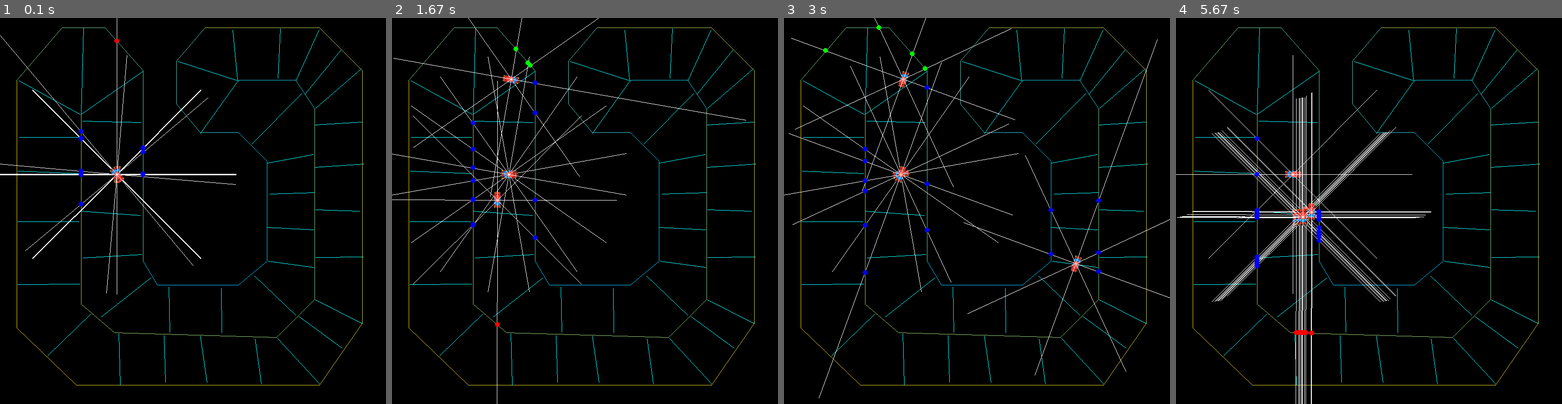
Above: before the commit, frames 1-4 (left to right).
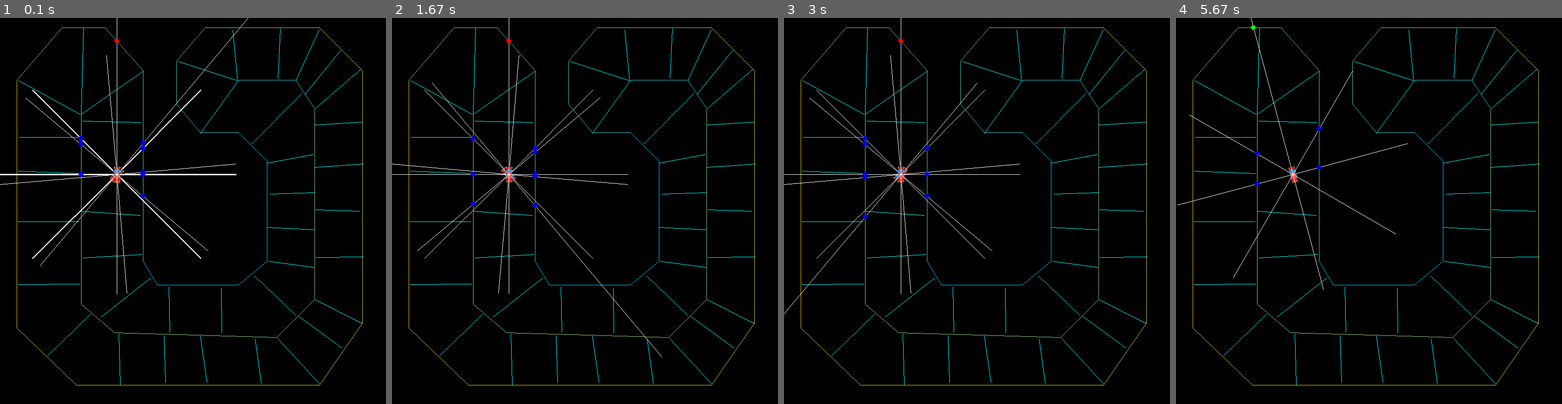
Above: after the commit, the same moments.

Repository: techwithtim/Pygame-Car-Racer
Game: pygame game, started from tutorial2-code/main.py
Two runs of this game, one before a commit and one after it. Both use one fixed random seed, a clock stepped at 60 frames per second and the inputs below.
Inputs:
- Up to frame 1 (0.1 s): no input
- Up to frame 2 (1.67 s): no input
- Up to frame 3 (3 s): no input
- Up to frame 4 (5.67 s): no input

The runs differ from the first frame. In frame 1, 0.7% of the frame differs, in the area x 0-65%, y 0-72%; in frame 2, 2.0%; in frame 3, 2.1%; in frame 4, 3.2%, in the area x 0-67%, y 0-100%.

Commit message:
minor syntax changes
some variable naming changes to avoid out of scope error

Diff:
--- a/tutorial2-code/main.py
+++ b/tutorial2-code/main.py
@@ -43,9 +43,9 @@
 
 FPS = 60
 
-INPUT_LAYER_SHAPE = (5, 1)
-
-WI_SHAPE = (4, 5)
+INPUT_LAYER_SHAPE = (6, 1)
+
+WI_SHAPE = (4, 6)
 BI_SHAPE = (1, 4)
 
 W1_SHAPE = (4, 4)
@@ -53,11 +53,11 @@
 
 
 class AbstractCar:
-    def __init__(self, max_vel, rotation_vel, wi=None, bi=None, w1=None, b1=None):
+    def __init__(self, _max_vel, _rotation_vel, _wi=None, _bi=None, _w1=None, _b1=None):
         self.img = self.IMG
-        self.max_vel = max_vel
+        self.max_vel = _max_vel
         self.vel = 0
-        self.rotation_vel = rotation_vel
+        self.rotation_vel = _rotation_vel
         self.angle = 0
         self.x, self.y = self.START_POS
         self.acceleration = 0.1
@@ -67,33 +67,33 @@
         self.sensors = []
         self.input_layer = numpy.zeros(INPUT_LAYER_SHAPE)
         self.points_sensor = []
-        if wi is not None:
-            self.weights_input_layer = wi
+        if _wi is not None:
+            self.weights_input_layer = _wi
         else:
             self.weights_input_layer = (2 * np.random.rand(*WI_SHAPE) - 1)
 
-        if bi is not None:
-            self.bias_input_layer = bi
+        if _bi is not None:
+            self.bias_input_layer = _bi
         else:
             self.bias_input_layer = (2 * np.random.rand(*BI_SHAPE) - 1)
-        if w1 is not None:
-            self.weights_l1 = w1
+        if _w1 is not None:
+            self.weights_l1 = _w1
         else:
             self.weights_l1 = (2 * np.random.rand(*W1_SHAPE) - 1)
-        if b1 is not None:
-            self.bias_l1 = b1
+        if _b1 is not None:
+            self.bias_l1 = _b1
         else:
             self.bias_l1 = (2 * np.random.rand(*B1_SHAPE) - 1)
 
-    def rotate(self, left=False, right=False):
-        if left:
+    def rotate(self, _left=False, _right=False):
+        if _left:
             self.angle += self.rotation_vel
-        elif right:
+        elif _right:
             self.angle -= self.rotation_vel
 
-    def draw(self, win):
-        blit_rotate_center(win, self.img, (self.x, self.y), self.angle)
-        self.sensors = draw_sensors(win, self.img, (self.x, self.y), self.angle)
+    def draw(self, _win):
+        blit_rotate_center(_win, self.img, (self.x, self.y), self.angle)
+        self.sensors = draw_sensors(_win, self.img, (self.x, self.y), self.angle)
 
     def move_forward(self):
         self.vel = min(self.vel + self.acceleration, self.max_vel)
@@ -213,11 +213,11 @@
         decided_action = np.argmax(output_layer)
 
         if decided_action == 0:
-            self.rotate(left=True)
+            self.rotate(_left=True)
             # self.move_forward()
 
         elif decided_action == 1:
-            self.rotate(right=True)
+            self.rotate(_right=True)
             # self.move_forward()
 
         elif decided_action == 2:
@@ -226,8 +226,8 @@
         elif decided_action == 3:
             self.move_backward()
 
-    def update_score(self, score):
-        self.score += score
+    def update_score(self, _score):
+        self.score += _score
 
 
 class PlayerCar(AbstractCar):
@@ -246,22 +246,22 @@
         self.score -= 500
 
 
-def draw(win, player_cars):
-    win.fill("black")
+def draw(_win, _player_cars):
+    _win.fill("black")
     for bonus_line in BONUS_LINES:
         pygame.draw.line(WIN, (0, 255, 255), *bonus_line)
     i = 1
     for track_line in TRACK_LINES:
         i += 1
-        pygame.draw.line(WIN, (max(0,255-i*10), 200, min(255, i * 10)), *track_line)
-
-    for __car in player_cars:
-        __car.draw(win)
+        pygame.draw.line(WIN, (max(0, 255-i*10), 200, min(255, i * 10)), *track_line)
+
+    for __car in _player_cars:
+        __car.draw(_win)
     pygame.display.update()
 
 
-def relu(w):
-    return np.maximum(0, w)
+def relu(_w):
+    return np.maximum(0, _w)
 
 
 run = True
@@ -271,20 +271,21 @@
           (FINISH, FINISH_POSITION), (TRACK_BORDER, (0, 0))]
 
 
-def evolve_2_nn(nn1, nn2, ratio, _last_ratio):
-    if ratio == 0:
-        nnn = (2 * np.random.rand(len(nn1), len(nn1[0])) - 1)
+def evolve_2_nn(_nn1, _nn2, _ratio, _last_ratio):
+    if _ratio == 0:
+        nnn = (2 * np.random.rand(len(_nn1), len(_nn1[0])) - 1)
         return nnn
-    if _last_ratio == ratio:
-        print("REPETITION")
-        mutation_rate = 0.3
-    else:
-        mutation_rate = 0.1
-    nnn = np.zeros((len(nn1), len(nn1[0])))
-    for y in range(len(nn1[0])):
-        for x in range(len(nn1)):
-            mutation = np.random.uniform(-mutation_rate, mutation_rate)
-            nnn[x][y] = ratio*nn1[x][y] + (1-ratio) * (nn2[x][y]) + mutation
+    # if _last_ratio == _ratio and False:
+    #     print("REPETITION")
+    #     # mutation_rate = 0.3
+    # else:
+    mutation_rate = 0.1
+
+    nnn = np.zeros((len(_nn1), len(_nn1[0])))
+    for y in range(len(_nn1[0])):
+        for x in range(len(_nn1)):
+            mutation = np.random.uniform((-1)*mutation_rate, mutation_rate)
+            nnn[x][y] = _ratio*_nn1[x][y] + (1-_ratio) * (_nn2[x][y]) + mutation
             if not -1 <= nnn[x][y] <= 1:
                 nnn[x][y] = min(nnn[x][y], 1)
                 nnn[x][y] = max(nnn[x][y], -1)
@@ -292,7 +293,7 @@
     return nnn
 
 
-def create_next_generation(_car_scores_and_values, last_ratio):
+def create_next_generation(_car_scores_and_values, _last_ratio):
     _car_array = []
     if len(_car_scores_and_values) <= 1:
         return None
@@ -332,14 +333,14 @@
     _car_array.append(PlayerCar(20, 15, swi, sbi, sw1, sb1))
 
     for r in range(1, 10):
-        nwi = evolve_2_nn(twi, swi, ratio, last_ratio)
-        nbi = evolve_2_nn(tbi, sbi, ratio, last_ratio)
-        nw1 = evolve_2_nn(tw1, sw1, ratio, last_ratio)
-        nb1 = evolve_2_nn(tb1, sb1, ratio, last_ratio)
+        nwi = evolve_2_nn(twi, swi, ratio, _last_ratio)
+        nbi = evolve_2_nn(tbi, sbi, ratio, _last_ratio)
+        nw1 = evolve_2_nn(tw1, sw1, ratio, _last_ratio)
+        nb1 = evolve_2_nn(tb1, sb1, ratio, _last_ratio)
         _car_array.append(PlayerCar(20, 15, nwi, nbi, nw1, nb1))
     _car_array.append(PlayerCar(20, 15, twi, tbi, tw1, tb1))
-    last_ratio = ratio
-    return _car_array, last_ratio
+    _last_ratio = ratio
+    return _car_array, _last_ratio
 
 
 car_array = []
@@ -372,12 +373,12 @@
             pos = pygame.mouse.get_pos()
             pygame.draw.circle(WIN, (0, 255, 0), pos, 2)
             print(pos)
-    if len(car_array) != 0 and runs <= 200 + 20 * num_of_bonus_lines_hit <= 500:
-        print(runs)
+    if len(car_array) != 0 and runs <= 200 + 20 * num_of_bonus_lines_hit:
         runs += 1
         for c in car_array:
             c.score -= 1
             c.sense()
+            c.input_layer = np.append(c.input_layer, np.array(c.vel))
             c.take_action()
             for point in c.points_sensor:
                 if point is not None:
@@ -402,6 +403,7 @@
                     c.next_bonus_line = BONUS_LINES[c.index_of_bonus_line]
 
     else:
+
         if not runs <= 200 + num_of_bonus_lines_hit * 50:
             print("THEY DIED OF OLD AGE ;-;")
         elif len(car_array) == 0:
--- a/tutorial2-code/model.csv
+++ b/tutorial2-code/model.csv
@@ -292,3 +292,143 @@
 -7.321669017631785570e-01,7.246691921968299865e-02,-7.996898578303524019e-01,-1.755495578530260614e-01
 # Layer 1 Bias
 8.816158420543693808e-01,-6.373838814103532924e-01,2.857340675472548885e-01,1.743835706524869411e-01
+# Input Layer Weights
+-5.060659082128057817e-02,-1.240243114578532813e-01,-9.036010919716648548e-02,6.449233390490943796e-02,-7.394013875671984204e-02
+-4.061244330759423149e-01,-8.246447060073625046e-01,6.104854377163101281e-02,6.878356342742031337e-01,4.704136419041078931e-01
+4.300411599626654535e-01,-4.517117280021838432e-01,3.486936330856964528e-01,2.137446977885262833e-01,-6.178661108576767313e-01
+-5.904608592397070366e-02,2.706891995773254567e-01,1.307439295079403374e-01,-1.032038380839032654e-01,8.839009565317454964e-01
+# Input Layer Bias
+7.639379178134990400e-02,1.821221292565405603e-01,8.357408259605236811e-03,3.031038023095934397e-01
+# Layer 1 Weights
+-5.359068890796332418e-01,7.050769446057558731e-02,-4.079609251051202201e-01,3.062824817800610111e-01
+-5.312798579884137062e-01,-2.319624241481271776e-02,-5.077911215373420717e-01,-2.888189593990309750e-02
+-2.223409920711086896e-01,-5.327060119591814358e-02,-2.281855298979728608e-01,2.638588960219153123e-01
+1.451494644126907207e-01,-1.100480642491326877e-01,-2.793625896864814218e-01,-1.416597931481888839e-02
+# Layer 1 Bias
+4.975907965734568950e-01,-9.011326074546476272e-01,-2.681105747573422904e-02,1.146405226088855756e-01
+# Input Layer Weights
+-7.628728353585060296e-01,6.446408413607225274e-01,7.571128750650903960e-01,-7.620928991357297511e-01,-3.988340121823654161e-01
+-4.476644279898946144e-02,9.266145791828689360e-01,-3.066919910633647550e-01,-1.661744403240095203e-01,8.179967648406992475e-02
+-8.070165280020497045e-03,-8.267474486345177676e-01,-4.643265296152947474e-01,6.085867366204241735e-01,4.483415927879664808e-01
+-8.103165217649969110e-01,-2.856001228159284477e-01,8.477464480494607546e-01,-7.664148448608477660e-01,-4.357179017707821789e-01
+# Input Layer Bias
+1.035313964641388501e-01,-2.084689998309878223e-01,8.592966798221060021e-01,6.925434776934741299e-01
+# Layer 1 Weights
+-8.804762434869879417e-01,4.778551399407970912e-01,-9.075096832789865120e-01,-5.702258370782811170e-01
+-7.566477950182970424e-01,-5.312204521771357602e-01,-1.146530947893517893e-01,-3.756293493345146395e-01
+-2.746633911211968093e-01,5.995864517016250561e-01,-5.259615613646266841e-01,2.250516720678724658e-02
+2.512919210003108361e-01,-2.319230824940056723e-01,-8.667020285883423325e-01,2.601015962403995241e-01
+# Layer 1 Bias
+4.718368495080942082e-02,-7.789010837441892043e-01,-3.649252909663108779e-01,7.205130325174584627e-01
+# Input Layer Weights
+-9.067867385816611447e-01,-2.373405257392416368e-02,-4.674893036653130496e-01,8.523879888811589645e-01,1.094762768463093949e-01
+-8.696727566748796434e-01,1.627709038691468324e-01,-3.497096914246954347e-01,2.908226202920850545e-01,-7.265434548175423446e-01
+-7.790275824042567354e-01,-7.982820714701219789e-01,6.534282304390310880e-01,1.872936369166800508e-01,3.439892384521879842e-01
+-1.000000000000000000e+00,-8.584009805338584098e-02,2.033480434260881431e-01,-3.388779504338910176e-01,7.161866352843044847e-01
+# Input Layer Bias
+-3.293300655768773011e-02,6.413126954017925874e-01,2.549550052623597574e-03,4.796642765800870345e-01
+# Layer 1 Weights
+-7.387567267172634455e-01,-6.231873196106600954e-01,6.675378343753488597e-01,-6.639673337136209330e-02
+2.160525280982868168e-01,-1.770979572006275149e-01,6.143911476440735986e-02,3.096217560351055553e-01
+7.772850545160076008e-01,-1.418647236545533818e-02,-7.891393862297829687e-01,4.760396580265313649e-01
+-3.559301959888905298e-01,-7.548740961884008449e-01,-7.517162295508261760e-01,-3.181076059527971900e-01
+# Layer 1 Bias
+-7.967979056068066890e-04,-9.982551552174062648e-01,1.029410729541211378e-01,-8.714917553152927709e-01
+# Input Layer Weights
+4.649623227926736879e-01,-7.075262122605272541e-01,2.418293689009096969e-01,-6.957038088680012056e-01,-3.262474391141577668e-01
+4.885675078475917865e-01,8.321739329478561320e-01,-8.237395650270726843e-01,3.954810754612640422e-01,8.075290953864862065e-01
+3.888110376738783680e-01,-6.358964986069410852e-01,-3.486980901340678285e-01,6.940047111490191822e-01,-2.987280877767860554e-01
+1.699984787740430880e-01,8.605516332547337444e-02,7.411818781799487388e-01,-8.198236080151515281e-01,1.298894373569795258e-01
+# Input Layer Bias
+1.240435142995613138e-01,-3.821390619043978365e-01,8.675586612831081013e-01,8.827942076890360479e-01
+# Layer 1 Weights
+5.930102321032831858e-01,-3.632538575576625961e-01,-4.694712467707697900e-01,-2.276502375788550803e-01
+8.725448968441615882e-01,8.554474673690128927e-01,-3.625346649594388682e-01,-7.753912119420854898e-01
+-1.424900661747448005e-01,7.991509165372709944e-01,1.744711762733135163e-02,1.000724815245317978e-01
+6.396009204047633512e-01,-7.863111972762731883e-01,4.375409050573588199e-01,-7.018490342340748533e-01
+# Layer 1 Bias
+-1.000000000000000000e+00,7.142738945504067960e-01,8.540690197255106364e-01,8.302402437985356709e-01
+# Input Layer Weights
+-3.914077586813202170e-01,-9.226851309420813774e-01,-4.685875677391432292e-01,-7.249605307151255618e-01,-2.043380361814713664e-01
+-3.898657660516520185e-01,-3.296274563200728425e-01,-5.921939107160931748e-01,-6.741530123581577216e-01,-8.091018072923215065e-01
+-4.461722002547651167e-01,1.639842119435383216e-01,6.082693865534818389e-01,-7.030682956895401015e-01,9.179163652752131419e-01
+1.960292737559293785e-01,3.375031717526244535e-01,-2.758424719301056927e-01,4.004310619614380728e-01,7.985156846184171542e-01
+# Input Layer Bias
+4.492230779821427822e-01,6.243509659491491837e-01,4.740637525496685933e-01,7.744417996117503034e-01
+# Layer 1 Weights
+3.677910223526917322e-02,8.672967098312835965e-01,4.461113682772084310e-01,6.859710066223220215e-01
+3.970280893434686709e-01,-4.791315613841498622e-01,-7.771435329743888731e-01,-1.338311292646039430e-01
+-9.019596705719860052e-01,-6.024961359242558823e-01,-4.012314462517648783e-01,7.211945611257947197e-01
+-4.932193453505586689e-01,-3.746980101906000615e-01,2.806427844406856886e-01,-5.025749942525179481e-01
+# Layer 1 Bias
+-7.940635514980214360e-01,-2.049788563338664771e-01,-6.445576481214834175e-01,6.261044181429399336e-01
+# Input Layer Weights
+8.475567663067254953e-01,-4.387066825160579331e-01,8.988780427459727163e-01,-2.979306719822641947e-01,-4.180218267294652512e-01
+8.402238849274427102e-01,6.272492779338587621e-01,-6.572479329231951661e-01,-6.777221222259453004e-01,-2.657902167474195387e-01
+-9.376131609908835429e-01,4.231351987495361455e-01,-4.580010928677112902e-01,5.743442676258676549e-01,6.976559122899358423e-01
+-6.019671999093676451e-01,-4.828990935555575736e-02,1.835272305830287221e-01,-2.829152934306626288e-01,9.592749432868746817e-01
+# Input Layer Bias
+-1.035631269311449720e-01,2.779078353741442076e-01,-4.621020644761726359e-01,6.756388483104779352e-01
+# Layer 1 Weights
+7.897512081615515322e-01,1.300488343163966887e-01,6.489485809456617682e-01,9.152436772202479087e-01
+2.626317885364067017e-02,8.903742111295335215e-01,2.114699840762728766e-01,2.956140659954902272e-01
+9.275269466688770281e-01,1.987926233814346078e-01,5.560952778414730568e-01,4.178499683193987457e-01
+-1.333871909845853188e-02,4.438949466475721195e-01,3.305361811731617472e-01,-4.836178252554816925e-01
+# Layer 1 Bias
+5.201559963824238242e-01,9.505430871043272223e-01,-4.508027495912603211e-01,-3.563522017699916611e-01
+# Input Layer Weights
+7.168590503955927229e-01,-4.782184930619046148e-02,1.614092008055445504e-02,-9.303081412707324693e-01,-5.463688406130309261e-01,9.652424676339287357e-01
+2.670525759220203632e-01,7.392474471256968993e-01,-9.257738945676118325e-01,6.258194085927957229e-01,-1.290916232105747130e-01,-4.127534947198595594e-01
+-8.888180668034845189e-01,-1.198343598316791853e-01,-5.006279029392668445e-01,6.561927736994356275e-01,7.667328412708628305e-01,-2.742853699026353009e-01
+4.750123929408489598e-01,2.708234844636978056e-01,-4.859690723060623441e-01,3.541093101065545534e-01,3.071920839142124882e-01,6.576247894035792685e-01
+# Input Layer Bias
+-4.115121137986053612e-01,7.565938099380660198e-01,8.866175851806341601e-01,-9.991131641173324196e-01
+# Layer 1 Weights
+-9.223608493203004910e-01,4.899819720546695345e-01,-4.226970198079295082e-01,-1.270636154872699097e-01
+-5.808301663498092182e-01,5.661605999473706685e-01,4.807410708134579602e-01,-6.214691471289037761e-01
+1.585298329171755116e-01,4.689837359240587311e-01,-1.000000000000000000e+00,6.273120817709525454e-01
+-7.826656947147196952e-01,-5.520817190005604391e-02,1.000000000000000000e+00,1.000000000000000000e+00
+# Layer 1 Bias
+-1.277903721682405735e-01,-6.245118876072901504e-01,-7.170981345898834736e-01,-7.612770453027329909e-01
+# Input Layer Weights
+-2.876561977851399554e-01,1.681737370777811047e-01,2.676708988702105607e-01,4.687175871643622926e-01,4.045653525629479552e-01,-2.512505096386967729e-01
+-4.511840306839522974e-01,1.025303863770614388e-02,7.027163576139018319e-01,4.085866940802392877e-01,7.392901831106950539e-01,-2.270401006798247190e-01
+8.853102403438661838e-01,-4.724150479461735053e-01,-6.083554076401085364e-01,3.470695518142516978e-01,9.456521176425445319e-01,1.525369342836355169e-01
+9.319173947184193896e-01,6.345947101554424430e-01,3.002458644132900423e-01,-6.671860925884203208e-01,1.000000000000000000e+00,-3.293135611843694965e-01
+# Input Layer Bias
+-1.653011451633457363e-01,6.973581770245601552e-01,-7.389672810649202672e-01,-6.953284071468454064e-01
+# Layer 1 Weights
+-5.822086551031173673e-01,-1.000000000000000000e+00,6.246098346385642319e-01,-8.936960778164684260e-01
+3.331460650032314064e-01,-5.969716932773033724e-01,-4.961960723632041770e-01,-5.471796661629382275e-01
+5.141797315572120830e-01,5.714646504196121413e-01,6.747642374948074062e-01,5.980532437336216756e-01
+7.916105944847218190e-01,-9.728757113678883350e-02,7.078924981479965961e-01,-6.139102096712476531e-01
+# Layer 1 Bias
+1.024440893907102162e-01,-8.834559130023769136e-01,-8.407794117415239299e-01,-5.835945719891193484e-01
+# Input Layer Weights
+-7.285882802161064431e-01,2.893664107272344022e-01,3.283848429352393405e-01,-7.375674032512020695e-01,1.985870235838002595e-03,6.368951057953871342e-02
+-1.993520733409396561e-01,-1.538493088499373052e-01,-5.569529916774604850e-01,8.909217526054924452e-01,2.889995445622350334e-01,5.629717468332142705e-01
+3.967715823063681091e-01,2.424600364095224475e-02,5.514844476932834194e-01,6.159221310006882666e-01,6.643024821964226279e-01,-9.092401687762197149e-01
+1.165431613803723926e-01,2.893028009174170023e-01,-2.652269245465107561e-01,4.294379070388064656e-01,-2.192297373134344252e-01,1.790472396326854010e-01
+# Input Layer Bias
+-2.933761851046701730e-01,6.080315898899180116e-03,-8.240991538099854408e-01,-9.311221536881482408e-02
+# Layer 1 Weights
+-8.079396009200097151e-01,-2.731018243276553958e-01,-1.391142705005033176e-01,-3.749094624356266170e-01
+-1.089103817085324000e-03,3.379188250707242380e-01,-3.962365784416141956e-01,-2.680914219520934005e-01
+6.273827842028603663e-02,-1.023005784341046720e-01,-3.182591681608296086e-02,2.621803712662560404e-01
+-3.213025412699995198e-01,5.421179329443851502e-01,-6.006004324657377991e-01,-3.374185677581551523e-01
+# Layer 1 Bias
+6.760785691239600270e-01,2.691936090795944703e-02,1.550899232447332521e-01,-2.377324246826087173e-01
+# Input Layer Weights
+7.654880672878254799e-01,-4.130449085828951095e-01,-4.002326981571135978e-01,7.133102425225952281e-01,3.917941002569521602e-01,3.613668015865207916e-01
+-1.641706127792482151e-01,4.489525268234285105e-01,6.033638008091642135e-02,-9.011813008372908662e-01,-2.592318155906923050e-01,-3.950067556313927031e-02
+-5.187388147791668902e-02,-3.016898336719071594e-01,7.689623015437407894e-01,-5.009334794134473468e-01,-5.117733368497638935e-01,-1.830449480926448491e-01
+2.867061748817363309e-01,4.463717636588903082e-01,1.021431239045627604e-01,3.690970885261374290e-01,-3.436318253976828885e-01,8.676714912888271181e-02
+# Input Layer Bias
+-7.258641751566006217e-01,5.773286716200020097e-01,-6.768939913623068794e-01,-9.142973428923633072e-01
+# Layer 1 Weights
+1.796376250180667655e-01,4.271747769208345535e-01,-4.678993980984580969e-01,2.841207983092067235e-02
+-2.774349180786933045e-01,-6.994760013968953638e-01,7.988870096562167289e-01,-4.586694512461497730e-01
+7.962146562767429270e-01,4.109817964382024291e-01,-7.273295506896657603e-01,2.947585055190889980e-01
+6.669040658569252988e-01,6.974921650008463203e-01,-7.537314016815752638e-01,-6.544228581121929178e-01
+# Layer 1 Bias
+-4.066813140479145772e-01,-1.200765795982204343e-01,-3.054882929930653468e-01,-6.106472451904967347e-01
--- a/tutorial3-code/main.py
+++ b/tutorial3-code/main.py
@@ -155,9 +155,9 @@
     moved = False
 
     if keys[pygame.K_a]:
-        player_car.rotate(left=True)
+        player_car.rotate(_left=True)
     if keys[pygame.K_d]:
-        player_car.rotate(right=True)
+        player_car.rotate(_right=True)
     if keys[pygame.K_w]:
         moved = True
         player_car.move_forward()
--- a/tutorial4-code/main.py
+++ b/tutorial4-code/main.py
@@ -205,9 +205,9 @@
     moved = False
 
     if keys[pygame.K_a]:
-        player_car.rotate(left=True)
+        player_car.rotate(_left=True)
     if keys[pygame.K_d]:
-        player_car.rotate(right=True)
+        player_car.rotate(_right=True)
     if keys[pygame.K_w]:
         moved = True
         player_car.move_forward()
